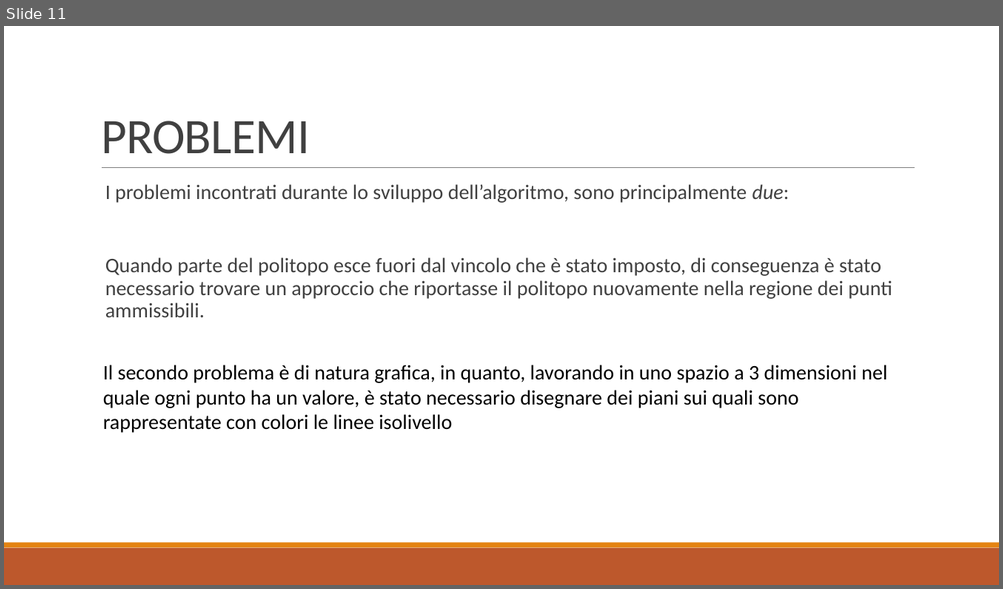
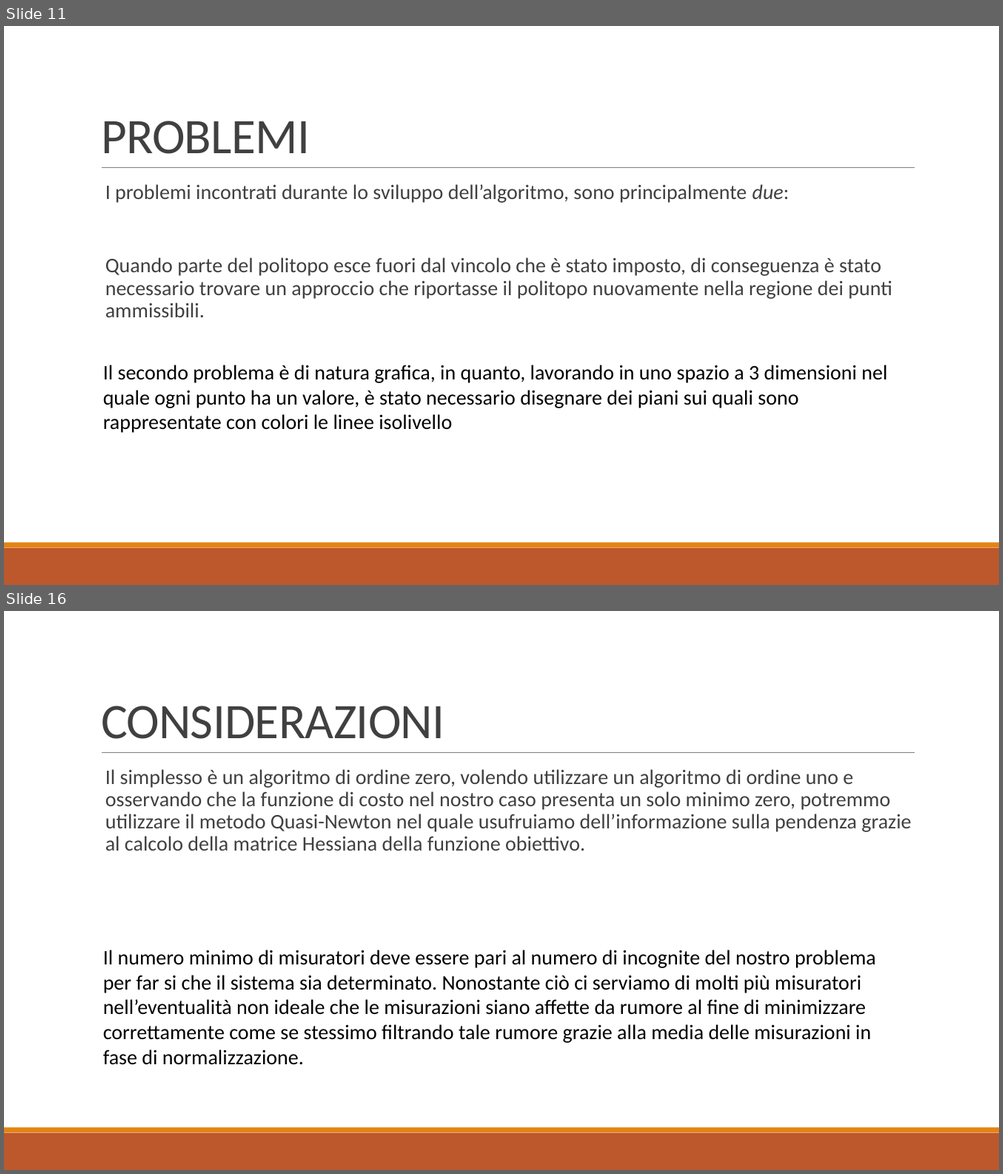
Before and after one commit to baldimario/Simplex, a slide deck: IDENTICAZIONE SISTEMA DI CARICHE PUNTIFORMI DA MISURE DI.pptx. Shown one above the other, each under a label of ours: slide 11 before the commit, slides 11 and 16 after it; the slides between them are not shown. The pictures are 1003x589 and 1003x1174 pixels, drawn with LibreOffice and Linux fonts; fonts in the diff are those of the drawing. Boxes give left, top, right and bottom in pixels: in the first picture for what was removed or moved away, otherwise in the second. Text is boxed around its words. In the diff, an @@ line names an element or a change of style, - is before the commit and + after.

Commit message:
Considerazioni + parametri iniziali
Considerazioni + parametri iniziali

```diff
--- a/IDENTICAZIONE SISTEMA DI CARICHE PUNTIFORMI DA MISURE DI.pptx
+++ b/IDENTICAZIONE SISTEMA DI CARICHE PUNTIFORMI DA MISURE DI.pptx
@@ slide 16 added at (4, 611, 999, 1170), background #FFFFFF; not listed: 3 template elements that a slide beside it also shows @@
@@ title added at (101, 706, 444, 739), 48 pt, text #404040 @@
+CONSIDERAZIONI
@@ text added at (105, 769, 910, 851), 20 pt, text #404040 @@
+  Il simplesso è un algoritmo di ordine zero, volendo utilizzare un algoritmo di ordine uno e osservando che la funzione di costo nel nostro caso presenta un solo minimo zero, potremmo utilizzare il metodo Quasi-Newton nel quale usufruiamo dell’informazione sulla pendenza grazie al calcolo della matrice Hessiana della funzione obiettivo.
@@ text added at (103, 950, 876, 1065), 20 pt, text #000000 @@
+Il numero minimo di misuratori deve essere pari al numero di incognite del nostro problema per far si che il sistema sia determinato. Nonostante ciò ci serviamo di molti più misuratori nell’eventualità non ideale che le misurazioni siano affette da rumore al fine di minimizzare correttamente come se stessimo filtrando tale rumore grazie alla media delle misurazioni in fase di normalizzazione.
```
Also in this commit, not shown: 4 slides changed, 1 other slide added, 1 other file.
